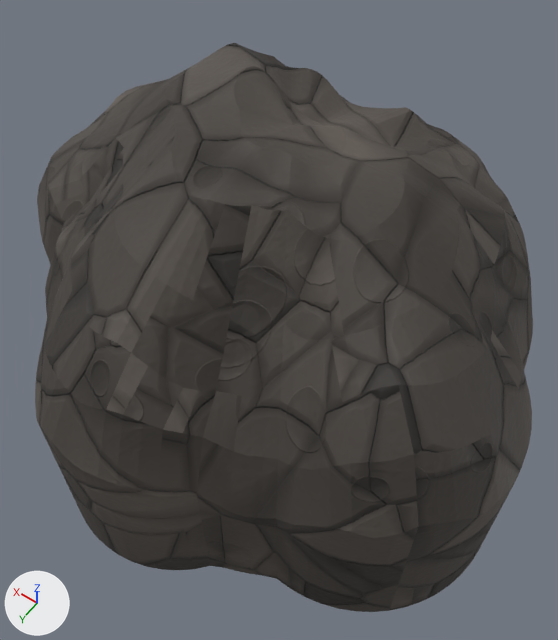
The glTF model public/assets/rim_rock.glb as it was, and as the next commit left it.
Camera for both pictures: a camera (50 mm lens) standing at (-3.14, 4.63, 8.14) and looking at (-0.25, 0.58, 1.78). Arrows for +X, +Y and +Z are at lower left; the lights stay in place. The picture after the commit comes second. Where no turn or scale is listed for an object, it has been applied to the vertices. Vertices at exactly the same position are counted once.

Objects in the first picture: 'mega'.
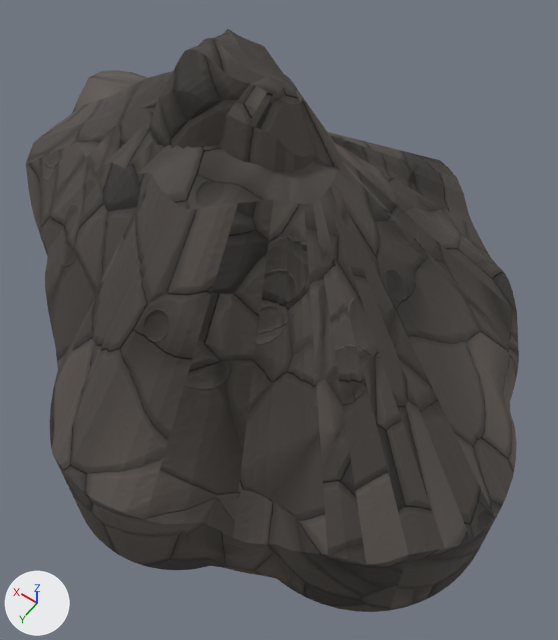
What differs and where, as boxes (x1, y1, x2, y2) in the pictures (558 x 640 px):
```json
{"object": "mega", "change": "reshaped", "before": [35, 43, 533, 612], "after": [26, 70, 519, 612]}
{"object": "shard", "change": "added", "after": [148, 29, 342, 172]}
```

Edits to the scene script, one JSON object a line:
```json
{"block": "me_mega", "where": "# used by ob_mega; location = (0.0, 0.0, 0.0)"}
{"op": "remove", "block": "me_mega", "code": "me_mega.from_pydata(...)  # 785 vertices, 1566 faces; spans x -3.04..3.4, y -2.62..3.04, z -0.18..4.07"}
{"op": "add", "block": "me_mega", "code": "me_mega.from_pydata(...)  # 785 vertices, 1566 faces; spans x -3.04..3.4, y -2.62..3.04, z -0.18..4.01"}
{"block": "me_mega", "change": "me_mega part 1: 654 of 785 vertices moved; they spanned x -3.04..3.4, y -2.58..3.04, z 1.3..4.07 and now span x -3.04..3.4, y -2.58..3.04, z 0.68..4.01; mean shift (0.08, 0.1, 0.44); largest move (3.06, -0.17, 2.21) -> (0.05, 0.0, 3.73)"}
{"op": "add", "block": "me_shard", "code": ["me_shard = bpy.data.meshes.new('shard')", "me_shard.from_pydata(...)  # 785 vertices, 1566 faces; spans x -1.72..1.78, y -1.15..1.15, z -0.18..4.59", "me_shard.materials.append(mat_rock_basalt)"]}
{"op": "add", "block": "ob_shard", "code": ["ob_shard = bpy.data.objects.new('shard', me_shard)", "ob_shard.location = (0.0, 0.0, 0.0)"]}
```
